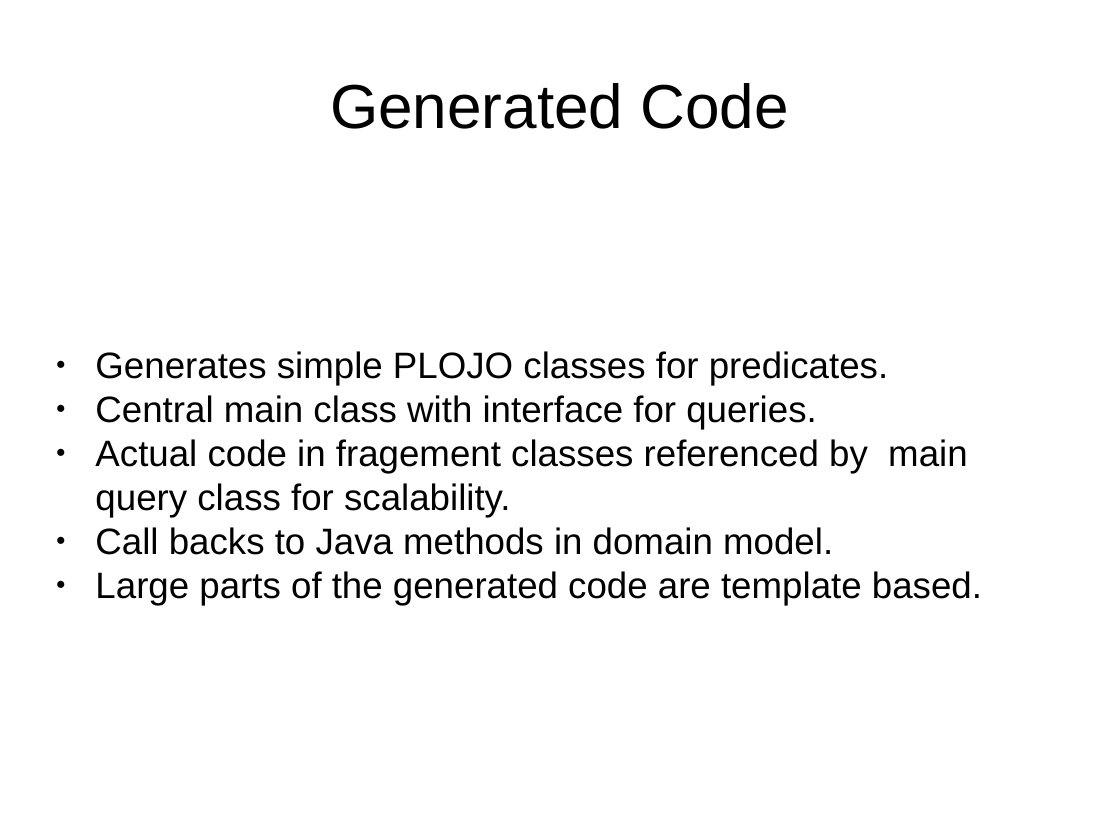
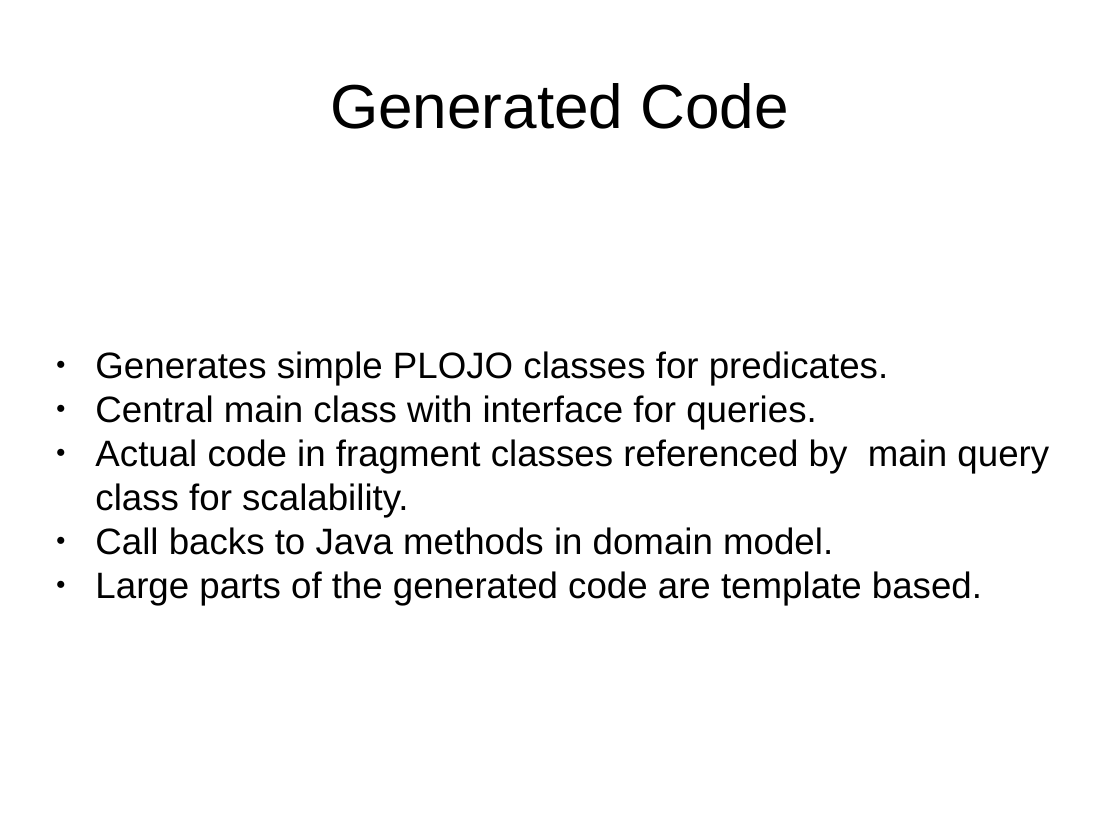
Before and after one commit to Koulio/take, a slide deck: slide 9 of RuleML2007_challenge/presentation/take.odp. Drawn at 1120x840 pixels with LibreOffice and Linux fonts; fonts in the diff are those of the drawing. Boxes give left, top, right and bottom in pixels: in the first picture for what was removed or moved away, otherwise in the second. Text is boxed around its words. In the diff, an @@ line names an element or a change of style, - is before the commit and + after.

```diff
--- a/RuleML2007_challenge/presentation/take.odp
+++ b/RuleML2007_challenge/presentation/take.odp
@@ subtitle at (95,439,1049,517): text changed @@
-● Actual code in fragement classes referenced by main query class for scalability.
+● Actual code in fragment classes referenced by main query class for scalability.
```
Also in this commit, not shown: 5 other slides changed, 1 other file.
